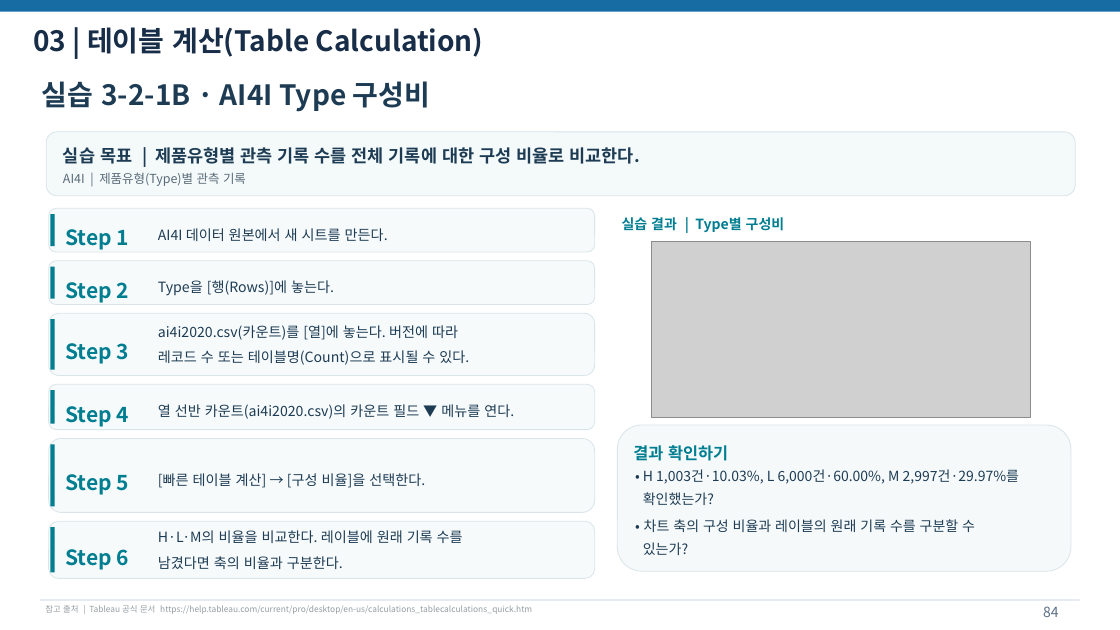
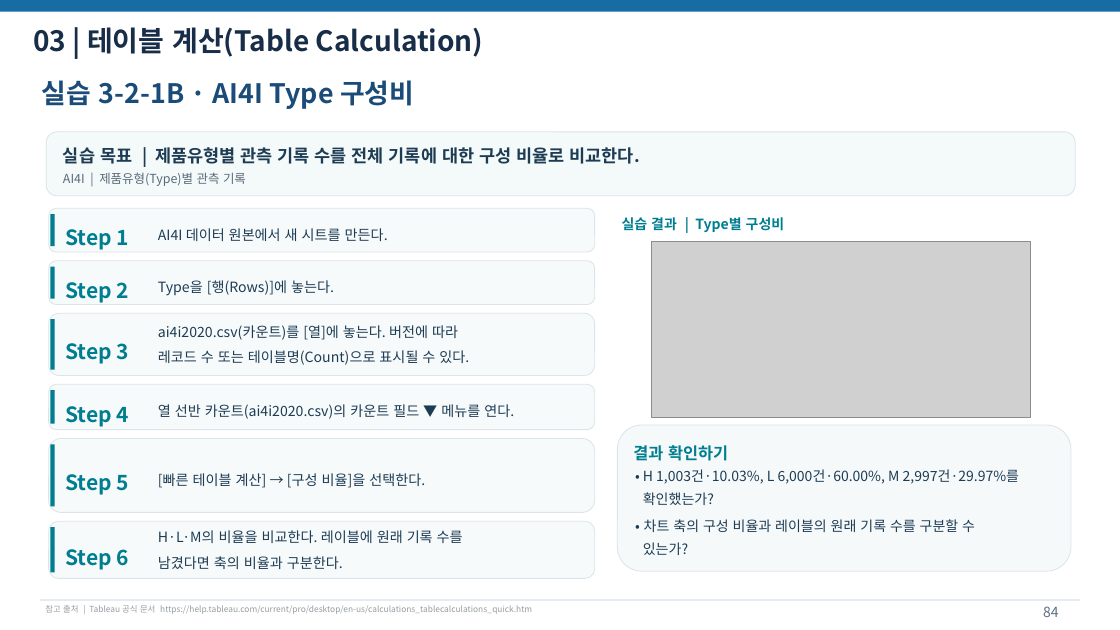
Before and after one commit to yangyuzz/HD_prepare, a slide deck: slide 84 of 양유진 교안/태블로 BI/03-1.계산된 필드.pptx. Drawn at 1120x630 pixels with LibreOffice and Linux fonts; fonts in the diff are those of the drawing; grey boxes stand for pictures. Boxes give left, top, right and bottom in pixels: in the first picture for what was removed or moved away, otherwise in the second. Text is boxed around its words. In the diff, an @@ line names an element or a change of style, - is before the commit and + after.

```diff
--- a/양유진 교안/태블로 BI/03-1.계산된 필드.pptx
+++ b/양유진 교안/태블로 BI/03-1.계산된 필드.pptx
@@ text "실습 3-2-1B · AI4I Type ..." at (x1=42, y1=80, x2=414, y2=109): size 24 to 23 pt, text colour #1D3C54 to #1B4B78 @@
```
Also in this commit, not shown: 58 other slides changed, 13 other files.
